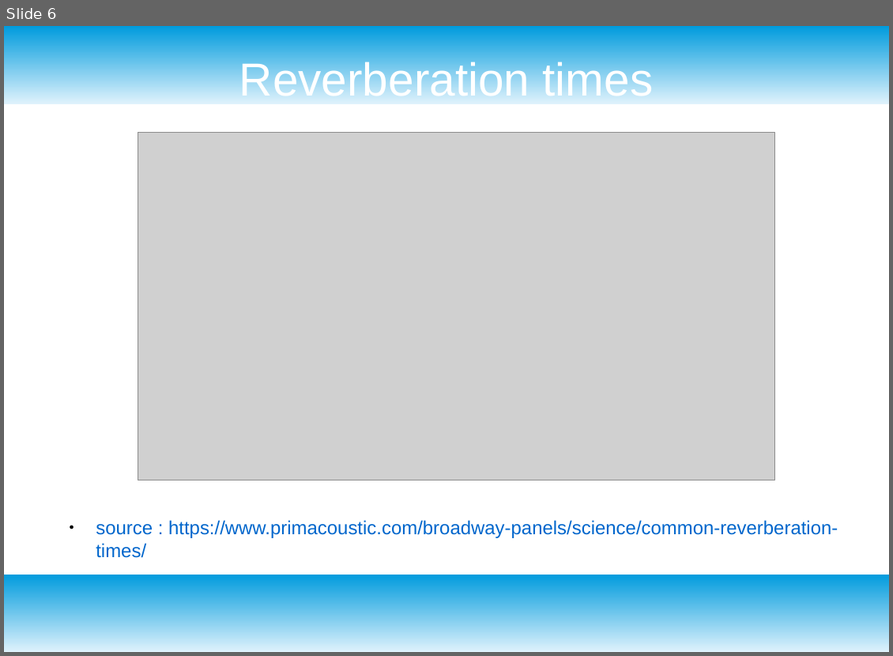
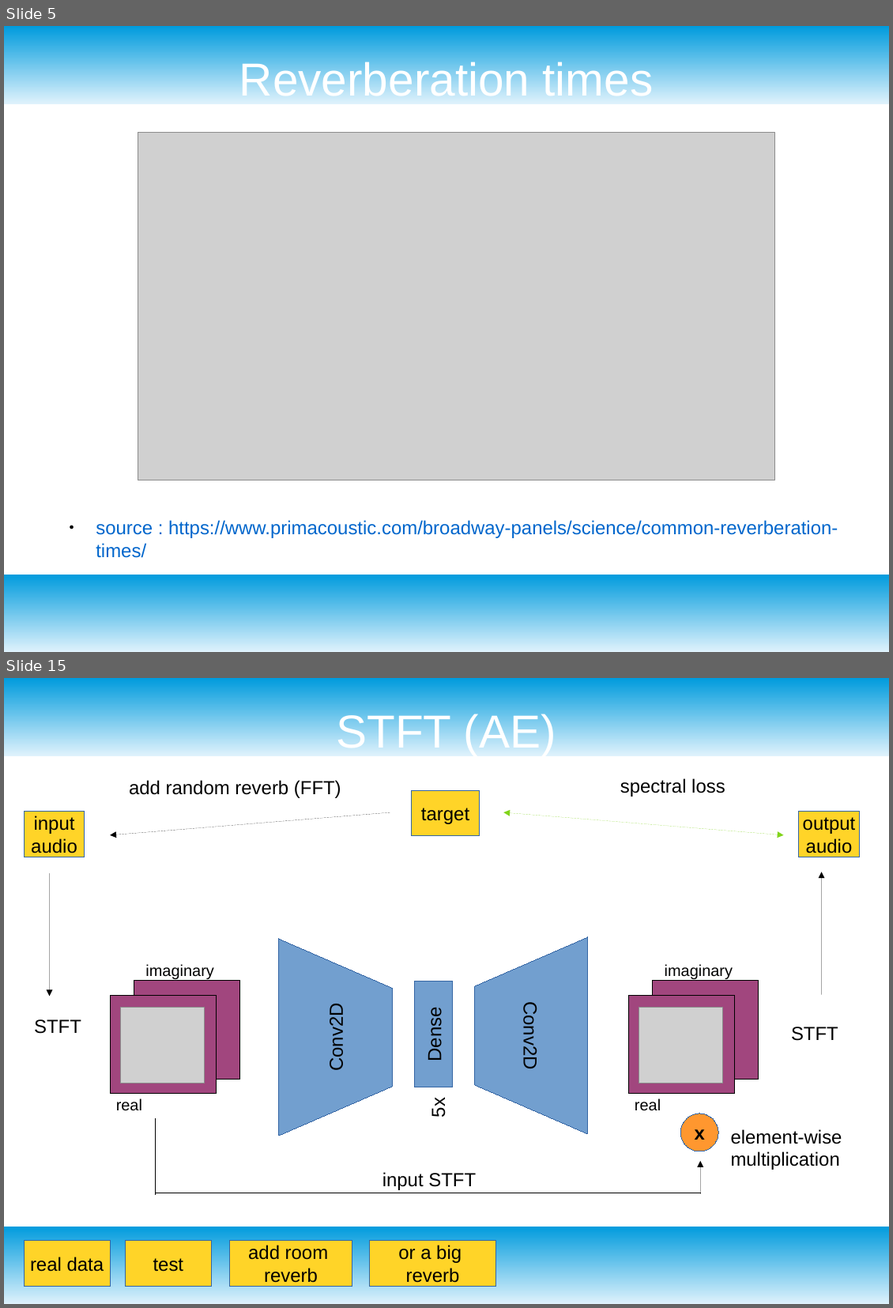
Before and after one commit to jakobatgithub/unreverb, a slide deck: project_presentation.odp. Shown one above the other, each under a label of ours: slide 6 before the commit, slides 5 and 15 after it; the slides between them are not shown. The pictures are 893x656 and 893x1308 pixels, drawn with LibreOffice and Linux fonts; fonts in the diff are those of the drawing; grey boxes stand for pictures. Boxes give left, top, right and bottom in pixels: in the first picture for what was removed or moved away, otherwise in the second. Text is boxed around its words. In the diff, an @@ line names an element or a change of style, - is before the commit and + after.

```diff
--- a/project_presentation.odp
+++ b/project_presentation.odp
@@ slide 15 added at (4, 678, 889, 1304), background #FFFFFF; not listed: 2 template elements that a slide beside it also shows @@
@@ title added at (337, 710, 556, 755), 44 pt, text #FFFFFF @@
+STFT (AE)
@@ rectangle added at (134, 980, 239, 1079), fill #A1467E, outline #000000 0 pt @@
@@ rectangle added at (653, 980, 758, 1079), fill #A1467E, outline #000000 0 pt @@
@@ rectangle added at (110, 995, 216, 1094), fill #A1467E, outline #000000 0 pt @@
@@ picture added at (121, 1007, 204, 1083) @@
@@ rectangle added at (628, 995, 735, 1094), fill #A1467E, outline #000000 0 pt @@
@@ picture added at (639, 1007, 722, 1083) @@
@@ group added at (279, 937, 588, 1135): 2 freeform shapes, 1 rectangle, 1 text @@
+Dense
+Conv2D
+Conv2D
+5x
@@ text added at (382, 1172, 476, 1190), 18 pt, text #000000 @@
+input STFT
@@ group added at (24, 778, 860, 1286): 9 texts, 7 rectangles, 4 arrows, 2 lines, 1 ellipse, 1 double arrow @@
+STFT
+STFT
+element-wise
+multiplication
+x
+real
+imaginary
+output
+audio
+input
+audio
+target
+add random reverb (FFT)
+spectral loss
+real
+imaginary
+real data
+test
+add room
+reverb
+or a big
+reverb
@@ what was slide 6 is now slide 5 @@
```
Also in this commit, not shown: 3 slides changed, 7 other slides added, 1 slide removed, 2 other files.
